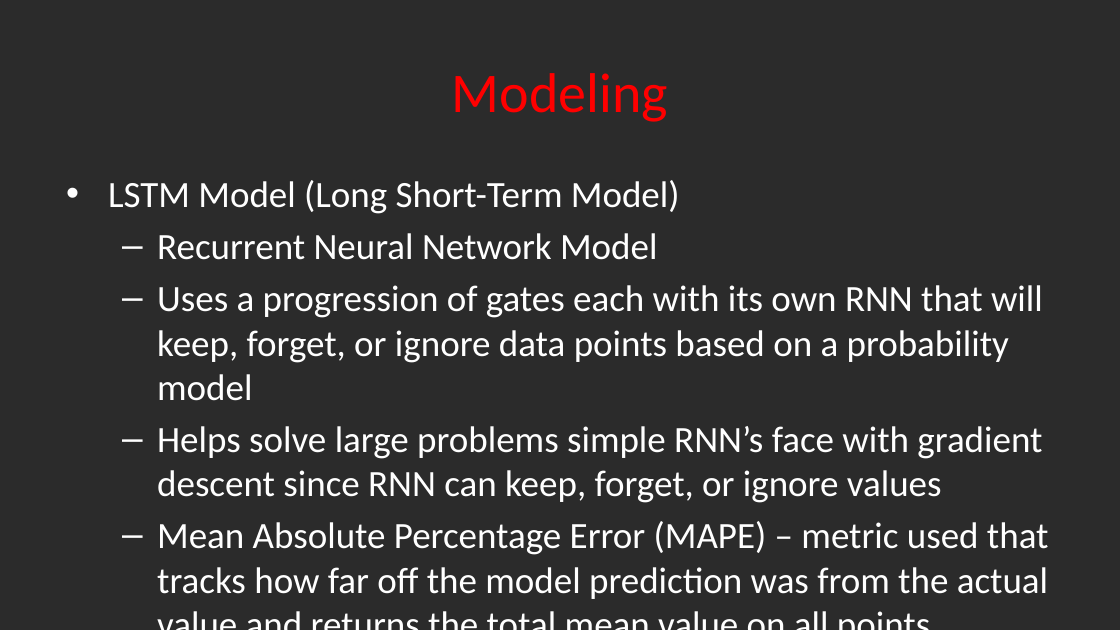
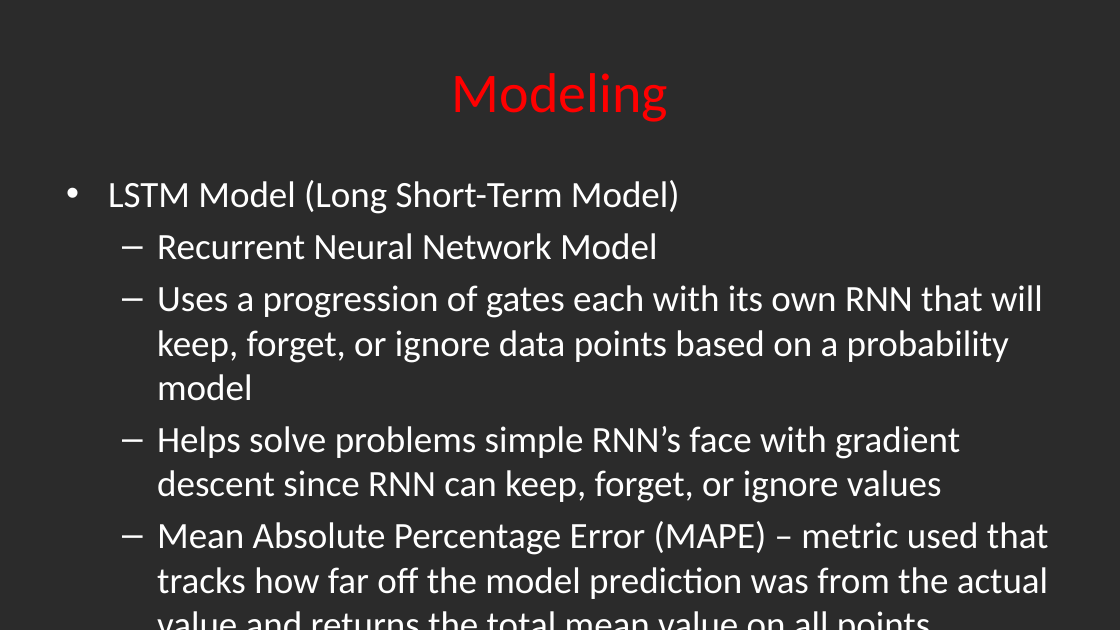
Before and after one commit to Spencerbuckner/EUR-USD-Time-Series-Analysis-ML-Model, a slide deck: slide 11 of DSI EURUSD Powerpoint.pptx. Drawn at 1120x630 pixels with LibreOffice and Linux fonts; fonts in the diff are those of the drawing; background and template pictures are left out; a plain dark background stands for a picture behind light text. Boxes give left, top, right and bottom in pixels: in the first picture for what was removed or moved away, otherwise in the second. Text is boxed around its words. In the diff, an @@ line names an element or a change of style, - is before the commit and + after.

Commit message:
updated powerpoint

```diff
--- a/DSI EURUSD Powerpoint.pptx
+++ b/DSI EURUSD Powerpoint.pptx
@@ text at bbox=[157, 426, 960, 503]: text changed @@
-  – Helps solve large problems simple RNN’s face with gradient descent since RNN can keep, forget, or ignore values
+  – Helps solve problems simple RNN’s face with gradient descent since RNN can keep, forget, or ignore values
```
Also in this commit, not shown: 3 other slides changed, 1 other file.
